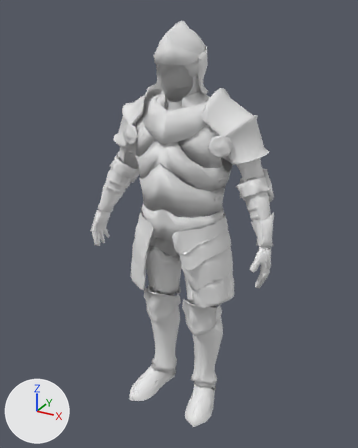
The glTF model page/objects/armour/armour-sallet-3-lod1.glb as it was, and as the next commit left it.
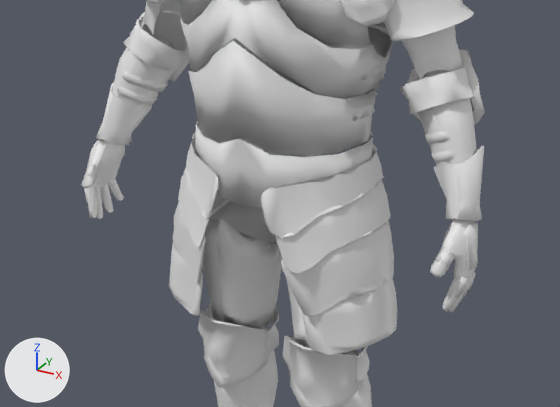
Each version is shown whole from a 50 mm camera at (0.933, -1.701, 1.748) aimed at (-0.011, 0.015, 0.89), then close up on the part from 15% to 86% of the width and 33% to 74% of the height. Arrows for +X, +Y and +Z are at lower left; the lights stay in place. The last two pictures show the newer version. Vertices at exactly the same position are counted once.

Objects in the first close-up: 'armour-sallet-3.001'.
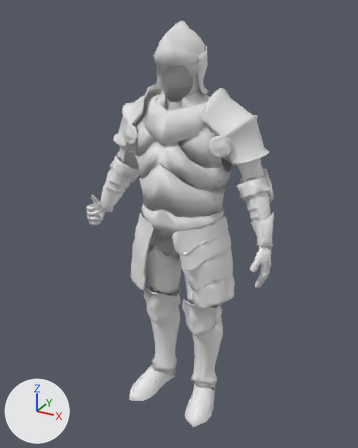
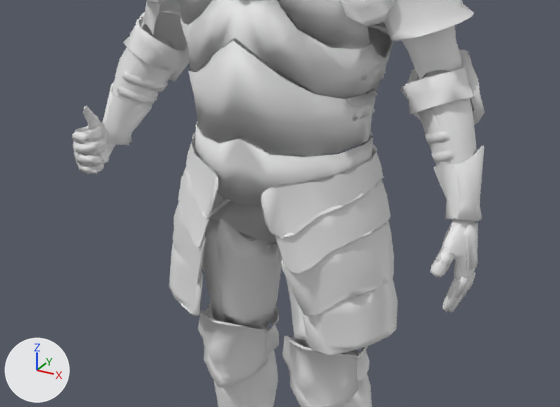
Scene script edits in JSON lines:
```json
{"block": "me_knight_13k_knight_13k_0_001", "where": "# used by ob_armour_sallet_3_001; location = (0.0, 0.0, 0.0)"}
{"op": "remove", "block": "me_knight_13k_knight_13k_0_001", "code": "me_knight_13k_knight_13k_0_001.from_pydata(...)  # 5285 vertices, 6936 faces; spans x -0.42..0.42, y -0.19..0.19, z 0.0..1.7"}
{"op": "add", "block": "me_knight_13k_knight_13k_0_001", "code": "me_knight_13k_knight_13k_0_001.from_pydata(...)  # 5312 vertices, 6951 faces; spans x -0.42..0.42, y -0.19..0.19, z 0.0..1.7"}
{"block": "me_knight_13k_knight_13k_0_001", "change": "me_knight_13k_knight_13k_0_001 part 1: a new loose piece of 21 vertices spanning x -0.37..-0.33, y -0.15..-0.12, z 0.89..0.91"}
{"block": "me_knight_13k_knight_13k_0_001", "change": "me_knight_13k_knight_13k_0_001 part 2: a new loose piece of 20 vertices spanning x -0.38..-0.33, y -0.14..-0.12, z 0.91..0.94"}
{"block": "me_knight_13k_knight_13k_0_001", "change": "me_knight_13k_knight_13k_0_001 part 3: a new loose piece of 20 vertices spanning x -0.39..-0.34, y -0.14..-0.12, z 0.94..0.96"}
{"block": "me_knight_13k_knight_13k_0_001", "change": "me_knight_13k_knight_13k_0_001 part 4: a new loose piece of 18 vertices spanning x -0.39..-0.38, y -0.1..-0.06, z 0.95..1.0"}
{"block": "me_knight_13k_knight_13k_0_001", "change": "me_knight_13k_knight_13k_0_001 part 5: a new loose piece of 16 vertices spanning x -0.38..-0.34, y -0.14..-0.1, z 0.87..0.89"}
{"block": "me_knight_13k_knight_13k_0_001", "change": "me_knight_13k_knight_13k_0_001 part 6: a new loose piece of 16 vertices spanning x -0.38..-0.34, y -0.14..-0.12, z 0.87..0.89"}
{"block": "me_knight_13k_knight_13k_0_001", "change": "me_knight_13k_knight_13k_0_001 part 7: 11 loose pieces with 178 vertices, spanning x -0.42..-0.37, y -0.12..0.0, z 0.73..0.86, are deleted"}
{"block": "me_knight_13k_knight_13k_0_001", "change": "me_knight_13k_knight_13k_0_001 part 8: 10 vertices moved from x -0.41..-0.18, y -0.08..0.07, z 0.58..1.03 to x -0.4..-0.18, y -0.08..0.07, z 0.58..1.03; 172 vertices removed from x -0.42..0.33, y -0.12..0.09, z 0.42..1.19; 235 vertices added at x -0.41..-0.17, y -0.14..0.08, z 0.42..1.02"}
{"block": "me_knight_13k_knight_13k_0_001", "change": "other edits to the shape of me_knight_13k_knight_13k_0_001 do not show in these pictures"}
```

Location of each change, [x1, y1, x2, y2] in pixels of the close-ups (560 x 407 px; the box of a moved part takes in the faces that stretch with it):
```json
{"object": "armour-sallet-3.001", "change": "reshaped", "before": [81, 0, 485, 407], "after": [72, 0, 485, 407]}
{"part": 1, "of": "me_knight_13k_knight_13k_0_001", "change": "added", "after": [77, 153, 103, 165]}
{"part": 2, "of": "me_knight_13k_knight_13k_0_001", "change": "added", "after": [74, 144, 101, 153]}
{"part": 3, "of": "me_knight_13k_knight_13k_0_001", "change": "added", "after": [72, 131, 94, 142]}
{"part": 4, "of": "me_knight_13k_knight_13k_0_001", "change": "added", "after": [83, 105, 96, 125]}
{"part": 5, "of": "me_knight_13k_knight_13k_0_001", "change": "added", "after": [80, 164, 104, 173]}
{"part": 6, "of": "me_knight_13k_knight_13k_0_001", "change": "added", "after": [79, 165, 98, 174]}
{"part": 7, "of": "me_knight_13k_knight_13k_0_001", "change": "deleted", "before": [81, 167, 123, 219]}
{"part": 8, "of": "me_knight_13k_knight_13k_0_001", "change": "moved or reshaped", "before": [84, 0, 467, 313], "after": [72, 70, 208, 368]}
```
